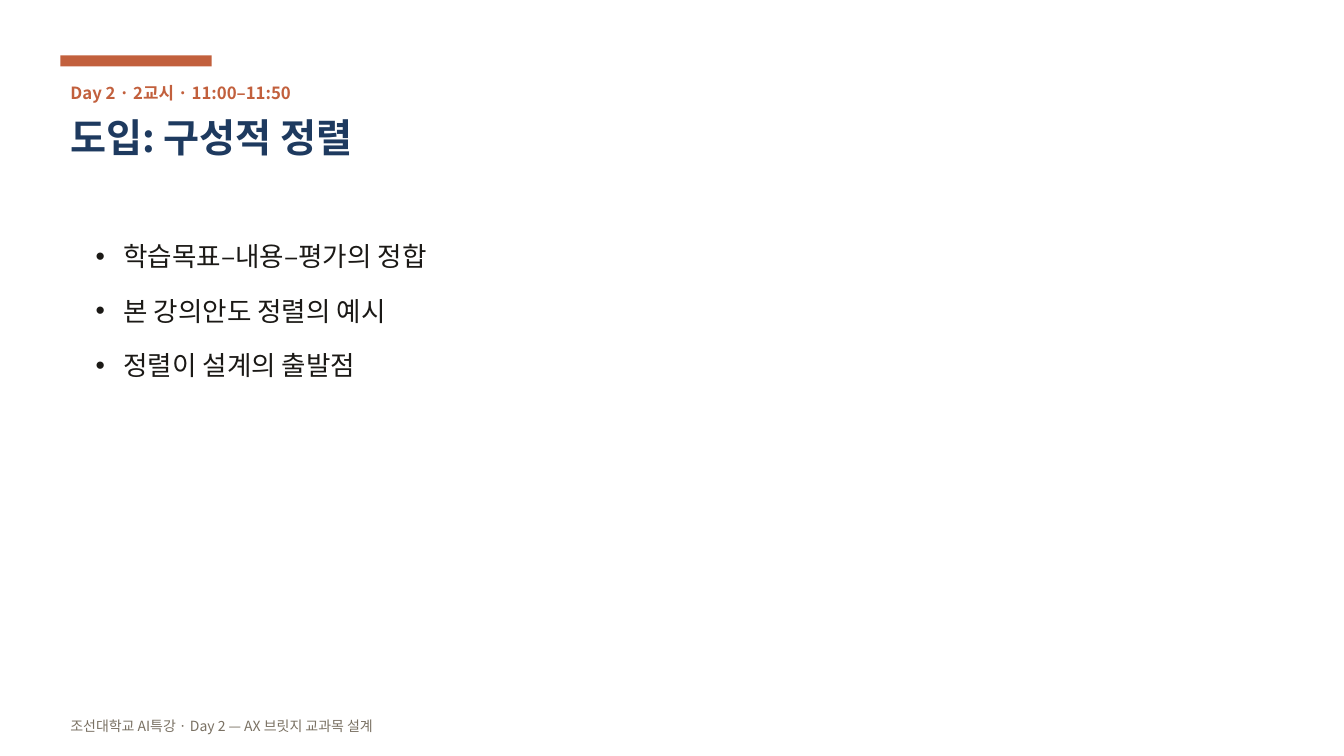
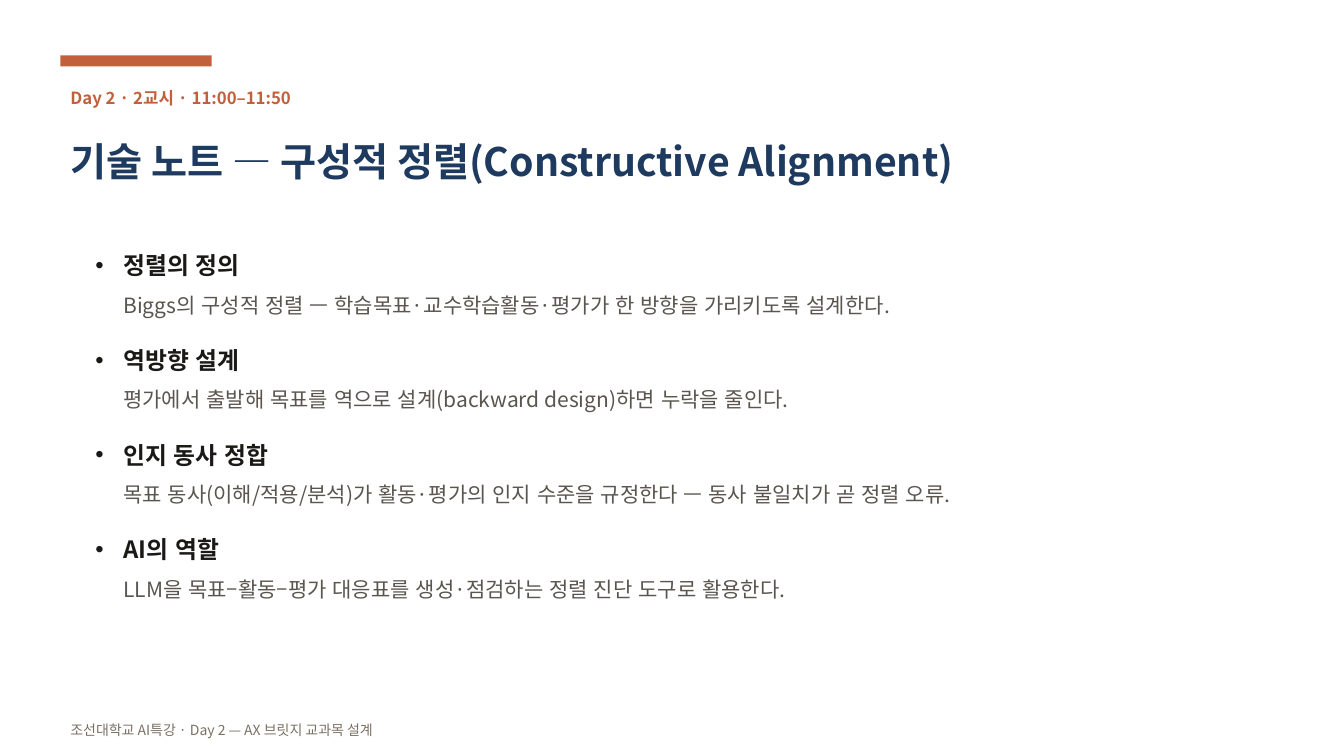
Before and after one commit to aebonlee/chosun, a slide deck: slide 20 of public/ppt/chosun-ai-day2.pptx (slide 10 before the commit). Drawn at 1344x756 pixels with LibreOffice and Linux fonts; fonts in the diff are those of the drawing. Boxes give left, top, right and bottom in pixels: in the first picture for what was removed or moved away, otherwise in the second. Text is boxed around its words. In the diff, an @@ line names an element or a change of style, - is before the commit and + after.

```diff
--- a/public/ppt/chosun-ai-day2.pptx
+++ b/public/ppt/chosun-ai-day2.pptx
@@ text "Day 2 · 2교시 · ..." at <box>70,90,291,108</box>: line spacing 1 to 1.5 @@
@@ text at <box>70,143,954,186</box>: text changed @@
-도입: 구성적 정렬
+기술 노트 — 구성적 정렬(Constructive Alignment)
@@ text at <box>123,254,951,599</box>: text changed; size 19 to 15 pt; text colour #1B1916 to #5A554E @@
-• 학습목표–내용–평가의 정합
-• 본 강의안도 정렬의 예시
-• 정렬이 설계의 출발점
+• 정렬의 정의
+  Biggs의 구성적 정렬 — 학습목표·교수학습활동·평가가 한 방향을 가리키도록 설계한다.
+• 역방향 설계
+  평가에서 출발해 목표를 역으로 설계(backward design)하면 누락을 줄인다.
+• 인지 동사 정합
+  목표 동사(이해/적용/분석)가 활동·평가의 인지 수준을 규정한다 — 동사 불일치가 곧 정렬 오류.
+• AI의 역할
+  LLM을 목표–활동–평가 대응표를 생성·점검하는 정렬 진단 도구로 활용한다.
@@ text "조선대학교 AI특강 · Day 2 ..." at <box>70,723,373,738</box>: line spacing 1 to 1.5 @@
```
Also in this commit, not shown: 48 other slides changed, 28 slides added, 1 other file.
